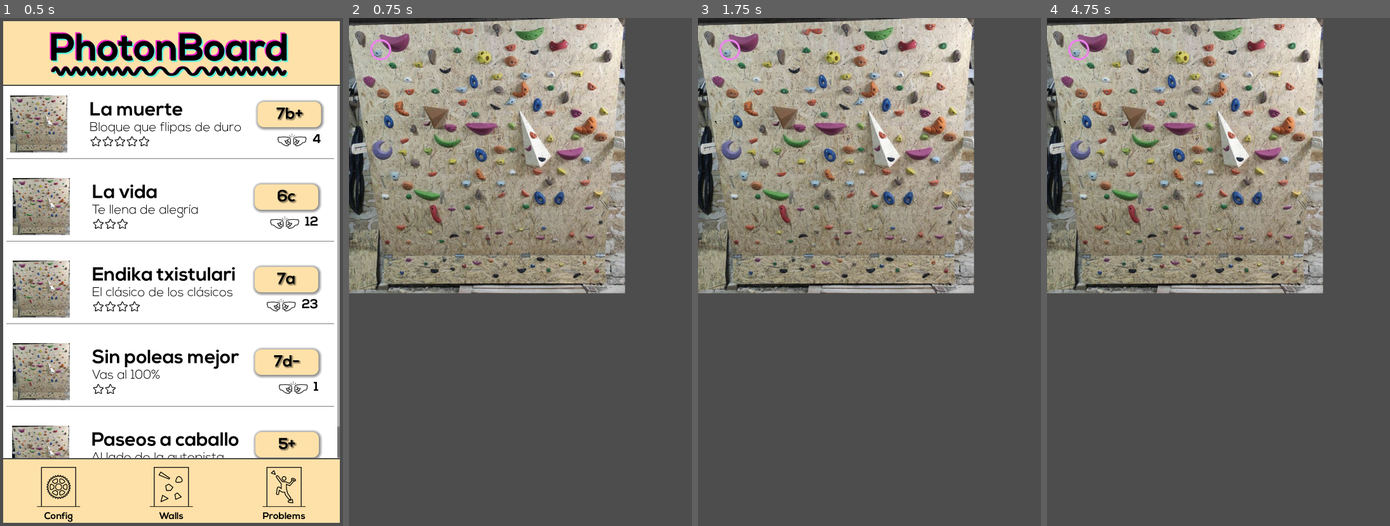
Above: before the commit, frames 1-4 (left to right).
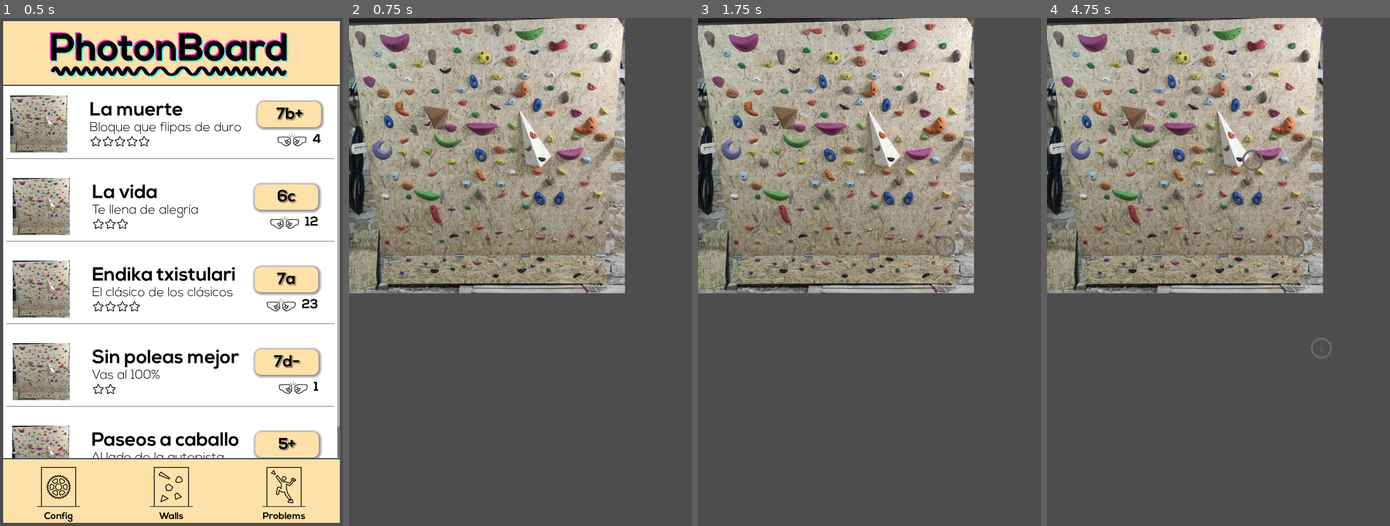
Above: after the commit, the same moments.

Repository: ladecadence/PhotonboardApp
Game: Godot game, scene res://main.tscn
Two runs of this game, one before a commit and one after it. Both use one fixed random seed, a clock stepped at 60 frames per second and the inputs below.
Inputs (mouse positions are in pixels of both pictures, inside the frame that each line leads up to):
- Up to frame 1 (0.5 s): no input
- Up to frame 2 (0.75 s): click "Walls" at 0.5 s
- Up to frame 3 (1.75 s): tap Enter at 1.25 s; move the mouse to (944, 246) at 1.27 s; click (944, 246) at 1.42 s
- Up to frame 4 (4.75 s): tap Space at 2, 3.5 s; drag from (1149, 297) to (1201, 373) at 2.02 s; tap Enter at 2.75, 4.25 s; move the mouse to (1252, 160) at 2.77 s; click (1252, 160) at 2.92 s; drag from (1201, 373) to (1115, 195) at 3.52 s; move the mouse to (1321, 348) at 4.27 s; click (1321, 348) at 4.42 s

Frame 1 is identical in both runs. In frame 2, less than 0.1% of the frame differs, in the area x 6-13%, y 4-9%; in frame 3, 0.1%; in frame 4, 0.3%, in the area x 6-83%, y 4-67%.

Commit message:
Initial test of adding hold marks

Diff:
--- a/scripts/Wall.gd
+++ b/scripts/Wall.gd
@@ -12,6 +12,7 @@
 var deg_min: int
 var deg_max: int
 var image: String
+var holds: Array[Hold]
 
 
 func _init(n, d, a, dmin, dmax, i):
@@ -22,9 +23,16 @@
 	deg_min = dmin
 	deg_max = dmax
 	image = i
+	holds = []
 
 func updateImage(img):
 	image = img
+
+func addHolds(h: Array[Hold]):
+	holds = h
+
+func addHold(h: Hold):
+	holds.append(h)
 
 func toJson() -> String:
 	return JSON.stringify(self)
@@ -41,3 +49,7 @@
 		self.deg_min = data["deg_min"]
 		self.deg_max = data["deg_max"]
 		self.image = data["image"]
+		if data.has_key("holds"):
+			self.holds = data["holds"]
+		else:
+			self.holds = []
--- a/scripts/content_problems.gd
+++ b/scripts/content_problems.gd
@@ -2,6 +2,8 @@
 
 @onready var lista = $Scroll/Lista
 @onready var card = preload("res://components/problem_card.tscn")
+
+const Wall = preload("res://scripts/Wall.gd")
 
 # Called when the node enters the scene tree for the first time.
 func _ready() -> void:
@@ -33,5 +35,5 @@
 
 func _on_button_walls_pressed() -> void:
 	# TODO: remove after wall widget is ready
-	var tex = ImageTexture.create_from_image(Image.load_from_file("res://images/wall0001.jpg"))
-	AppManager.load_screen(AppManager.Screen.TEST_WALLWIDGET, tex)
+	var wall = Wall.new("Rocuadramo", "Best wall", true, 5, 40, "res://images/wall0001.jpg")
+	AppManager.load_screen(AppManager.Screen.TEST_WALLWIDGET, wall)
--- a/scripts/wall_widget.gd
+++ b/scripts/wall_widget.gd
@@ -1,22 +1,31 @@
 extends Node2D
 
 const Hold = preload("res://scripts/Hold.gd")
+const Wall = preload("res://scripts/Wall.gd")
 
 var image: Texture2D = null
 var zoom: float = 1.0
 var origin: Vector2 = Vector2(0,0)
 var imageSize: Vector2
+var lastTouchedCords: Vector2
+var lastHold: int = 0
+var wall: Wall
 
-func loadData(tex: Texture2D):
-	image = tex
-	imageSize = tex.get_size()
+func loadData(wall: Wall):
+	self.wall = wall
+	lastHold = len(wall.holds)
+	image = ImageTexture.create_from_image(Image.load_from_file(wall.image))
+	imageSize = image.get_size()
 	queue_redraw()
 
 func _draw() -> void:
 	draw_set_transform(Vector2.ZERO, 0.0, Vector2(zoom, zoom))
 	draw_texture(image, origin)
-	draw_circle(Vector2(100, 100)+origin, 30, Hold.holdColors[Hold.HOLD_TYPE.TOP], false, 5, true)
-
+	var default_font = ThemeDB.fallback_font
+	for h in wall.holds:
+		draw_circle(Vector2(h.x, h.y)+origin, 30, Hold.holdColors[h.type], false, 5, true)
+		var size = default_font.get_string_size(str(h.id),HORIZONTAL_ALIGNMENT_CENTER, -1, 20)
+		draw_string(default_font, Vector2(h.x-size.x/2, h.y+10)+origin, str(h.id), HORIZONTAL_ALIGNMENT_CENTER, -1, 20, Hold.holdColors[h.type])
 
 # process events
 func _input(event):
@@ -35,11 +44,24 @@
 				if zoom < 1:
 					zoom = 1
 				queue_redraw()
-	# drag
+	# touch
 	if event is InputEventScreenTouch:
-		print("Touched", event.as_text() )
+		# check if we moved
+		if event.pressed:
+			lastTouchedCords = event.position
+		else:
+			# if the vector of movement (drag) is very small, it was just a touch
+			if (event.position.abs() - lastTouchedCords.abs()).length() < 2:
+				print ("Single touch!") # add hold
+				# check if we can add hold
+				if event.position > origin && event.position < origin + imageSize:
+					wall.holds.append(Hold.new(lastHold, wall.id, event.position.x-origin.x, event.position.y-origin.y, Hold.HOLD_TYPE.DESIGN, Hold.HOLD_SIZE.SMALL))
+					lastHold+=1
+					queue_redraw()
 
 
+	# drag
 	if event is InputEventScreenDrag and event.pressure != 0:
-		origin = origin + event.relative
-		queue_redraw()
+		if event.relative.length() > 2:
+			origin = origin + event.relative
+			queue_redraw()
